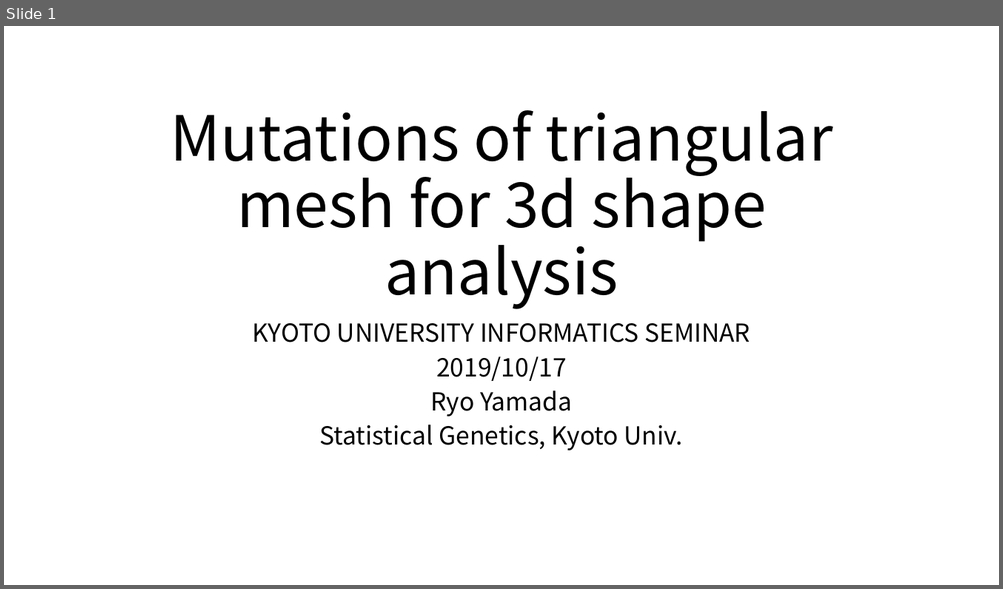
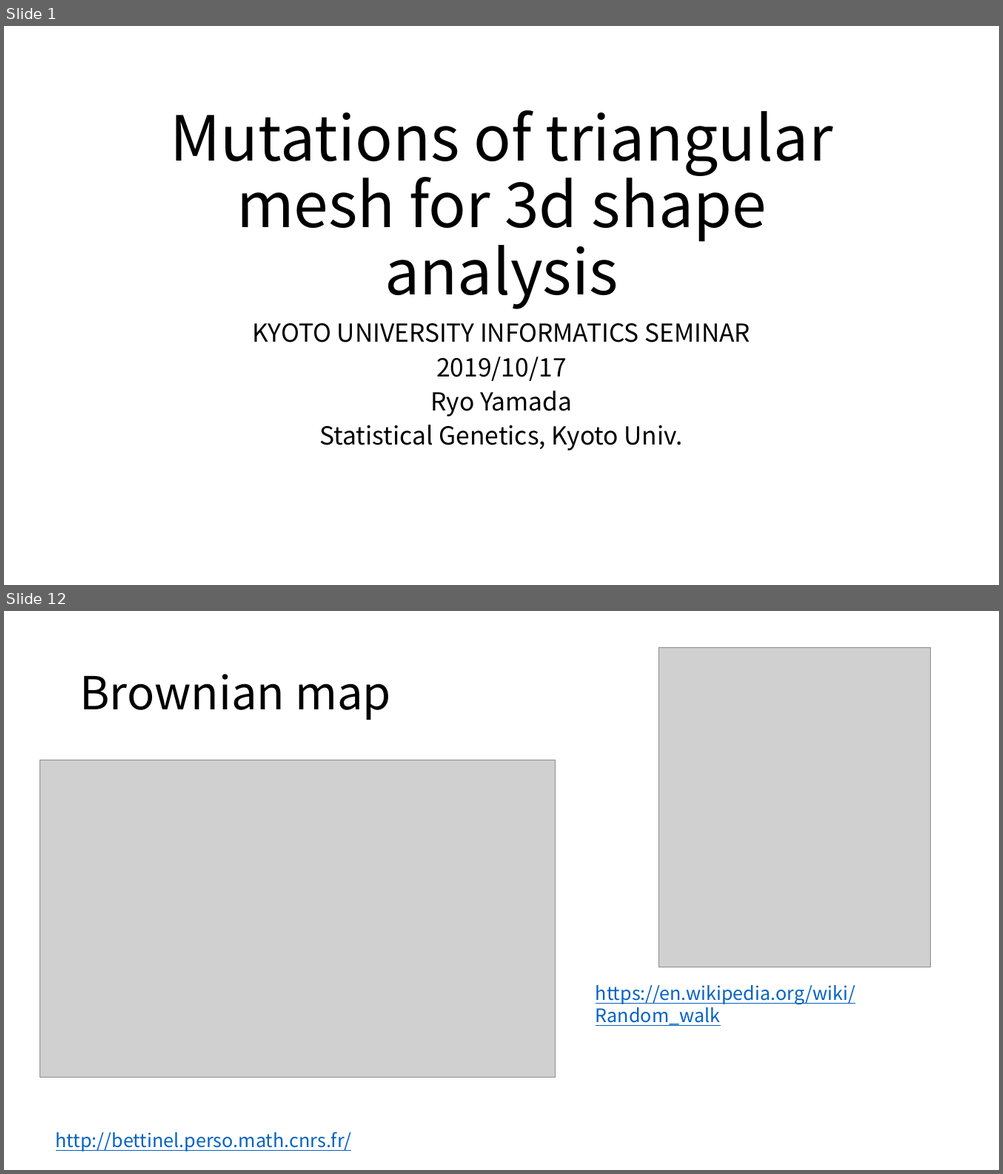
Before and after one commit to ryamada22/atom, a slide deck: Lectures2019/MutationOfTriangularMesh.pptx. Shown one above the other, each under a label of ours: slide 1 before the commit, slides 1 and 12 after it; the slides between them are not shown. The pictures are 1003x589 and 1003x1174 pixels, drawn with LibreOffice and Linux fonts; fonts in the diff are those of the drawing; grey boxes stand for pictures. Boxes give left, top, right and bottom in pixels: in the first picture for what was removed or moved away, otherwise in the second. Text is boxed around its words. In the diff, an @@ line names an element or a change of style, - is before the commit and + after.

```diff
--- a/Lectures2019/MutationOfTriangularMesh.pptx
+++ b/Lectures2019/MutationOfTriangularMesh.pptx
@@ slide 12 added at (x1=4, y1=611, x2=999, y2=1170), background #FFFFFF @@
@@ picture added at (x1=658, y1=648, x2=930, y2=968) @@
@@ title added at (x1=79, y1=674, x2=391, y2=720), 44 pt, text #000000 @@
+Brownian map
@@ picture added at (x1=40, y1=760, x2=555, y2=1078) @@
@@ text added at (x1=595, y1=985, x2=856, y2=1026), 18 pt, text #0563C1, underline @@
+https://en.wikipedia.org/wiki/Random_walk
@@ text added at (x1=56, y1=1132, x2=351, y2=1152), 18 pt, text #0563C1, underline @@
+http://bettinel.perso.math.cnrs.fr/
```
Also in this commit, not shown: 9 slides changed, 19 other slides added, 9 slides removed.
